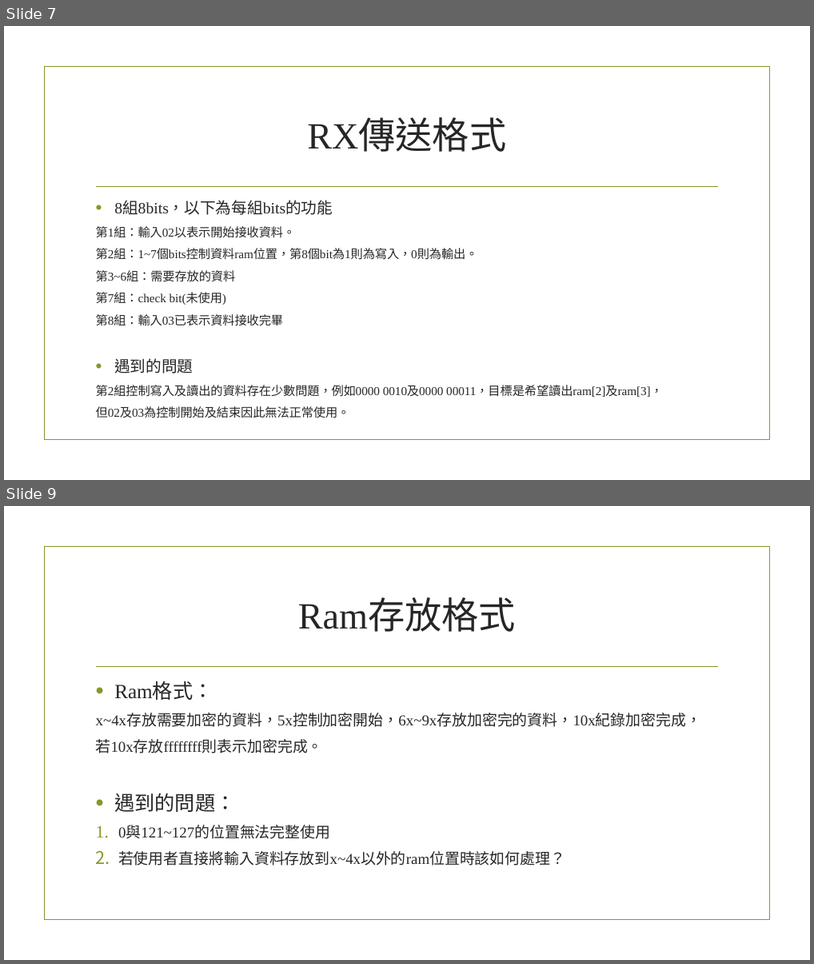
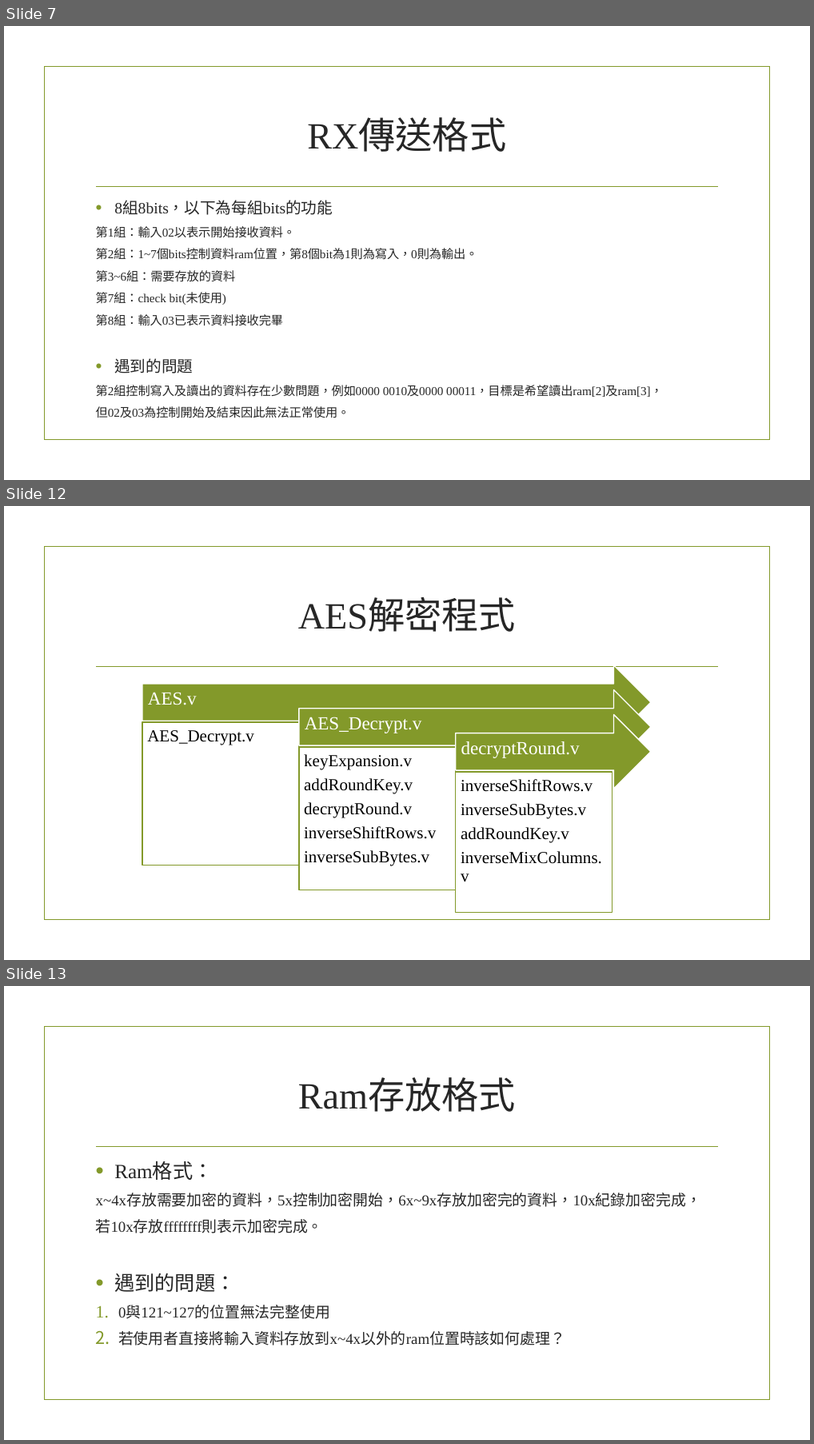
Before and after one commit to Justina0331/rs232_AES, a slide deck: rs232.pptx. Shown one above the other, each under a label of ours: slides 7 and 9 before the commit, slides 7, 12 and 13 after it; the slides between them are not shown. The pictures are 814x964 and 814x1444 pixels, drawn with LibreOffice and Linux fonts; fonts in the diff are those of the drawing; background and template pictures are left out. Boxes give left, top, right and bottom in pixels: in the first picture for what was removed or moved away, otherwise in the second. Text is boxed around its words. In the diff, an @@ line names an element or a change of style, - is before the commit and + after.

```diff
--- a/rs232.pptx
+++ b/rs232.pptx
@@ slide 12 added at (4,506,810,960), background picture (left out); not listed: 2 template elements that a slide beside it also shows @@
@@ title added at (298,600,516,632), 44 pt, text #262626 @@
+AES解密程式
@@ group added at (142,665,651,912): 6 texts, 3 right arrows, 3 rectangles @@
+AES.v
+AES_Decrypt.v
+AES_Decrypt.v
+keyExpansion.v
+addRoundKey.v
+decryptRound.v
+inverseShiftRows.v
+inverseSubBytes.v
+decryptRound.v
+inverseShiftRows.v
+inverseSubBytes.v
+addRoundKey.v
+inverseMixColumns.v
@@ what was slide 9 is now slide 13 @@
```
Also in this commit, not shown: 2 slides changed, 4 other slides added.
